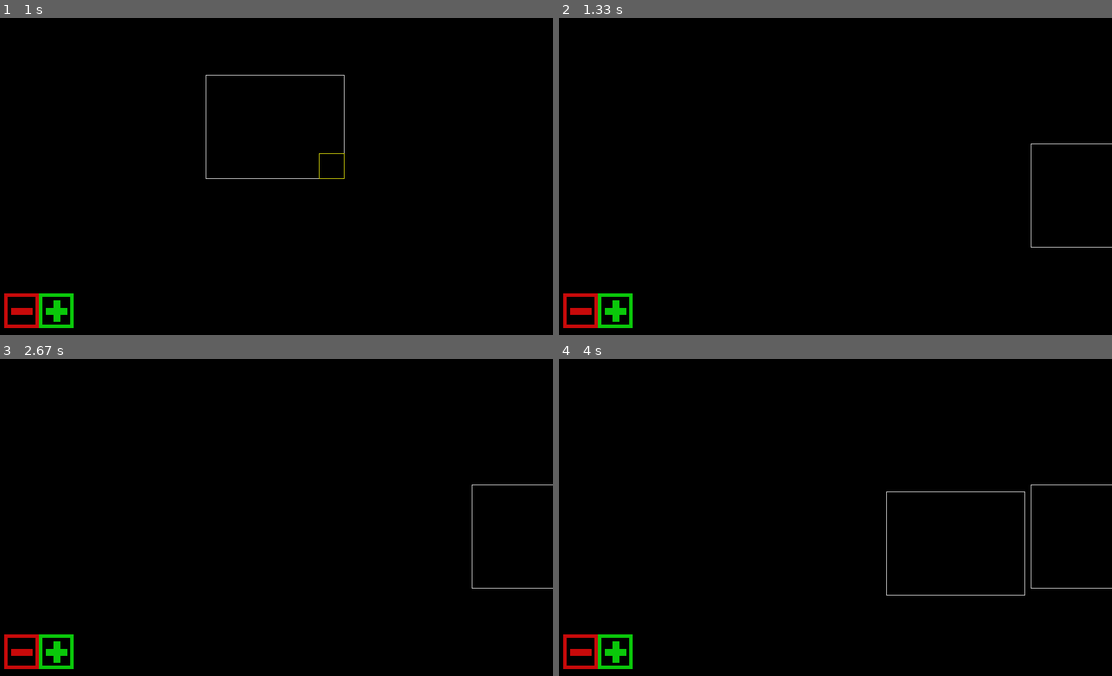
Above: before the commit, frames 1-4 (two rows, left to right).
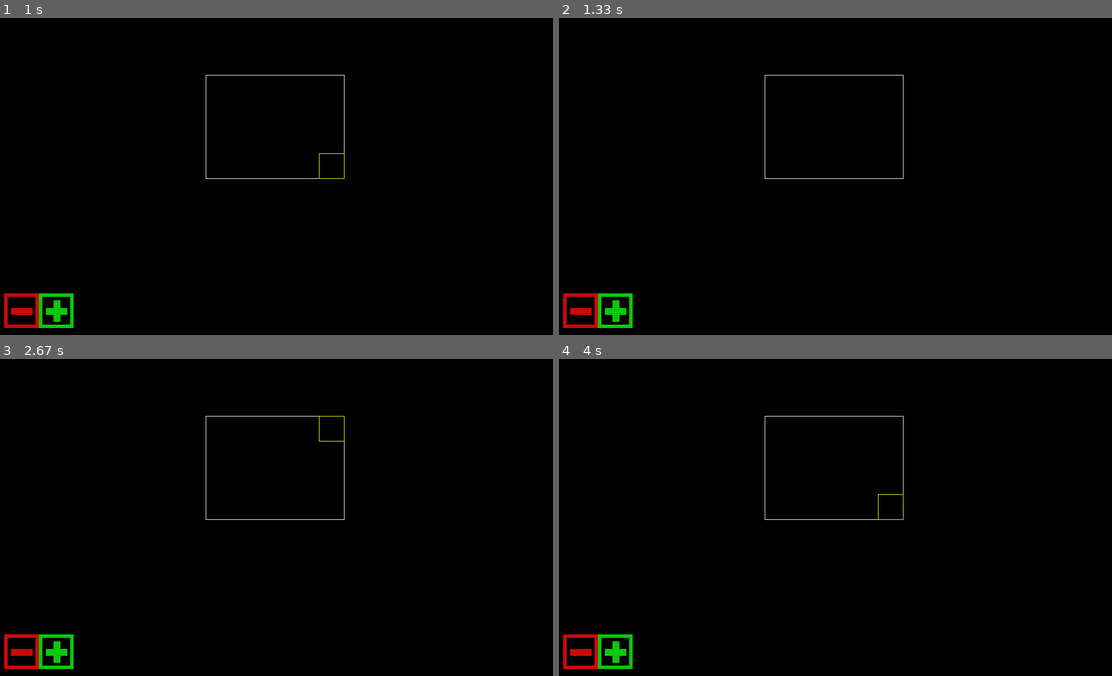
Above: after the commit, the same moments.

Repository: hitbox/pygame-rect-editor
Game: pygame game, started from rectedit.py
Same seed, same stepped clock (60 frames per second), same inputs: the game is played once before the commit and once after it.
Inputs (mouse positions are in pixels of both pictures, inside the frame that each line leads up to):
- Up to frame 1 (1 s): press the mouse at (22, 309) at 0.37 s; move the mouse to (138, 160) at 0.47 s; release the mouse at (outside the picture) at 0.6 s; click (331, 157) at 0.72 s
- Up to frame 2 (1.33 s): press the mouse at (774, 166) at 1.03 s; move the mouse to (907, 198) at 1.13 s; release the mouse at (1045, 233) at 1.27 s
- Up to frame 3 (2.67 s): click (215, 428) at 1.38 s; press the mouse at (215, 507) at 1.7 s; move the mouse to (171, 520) at 1.8 s; release the mouse at (121, 533) at 1.93 s; click (331, 428) at 2.55 s
- Up to frame 4 (4 s): press the mouse at (581, 650) at 2.87 s; move the mouse to (774, 501) at 2.97 s; release the mouse at (outside the picture) at 3.1 s; press the mouse at (774, 428) at 3.7 s; move the mouse to (835, 466) at 3.8 s; release the mouse at (896, 504) at 3.93 s

Frame 1 is identical in both runs. In frame 2, 0.3% of the frame differs, in the area x 37-100%, y 17-73%; in frame 3, 0.3%; in frame 4, 0.5%, in the area x 37-100%, y 17-75%.

Commit message:
dev: snapshot, going off the rails with events again

Diff:
--- a/rectedit.py
+++ b/rectedit.py
@@ -4,12 +4,13 @@
 
 from abc import ABC
 from abc import abstractmethod
+from collections import OrderedDict
 from collections import defaultdict
 from contextlib import redirect_stdout
 from dataclasses import dataclass
 from itertools import tee
 
-with redirect_stdout(open(os.devnull,'w')):
+with redirect_stdout(open(os.devnull, 'w')):
     import pygame
 
 # divide minimum side of rect by...
@@ -17,6 +18,20 @@
 # ...to get an appealing, *thick* line width for something inside the rect.
 
 _listeners = defaultdict(list)
+
+COMMANDSWITCH = pygame.USEREVENT
+COMMANDBEGIN = pygame.USEREVENT + 1
+
+RECTPOINTS = OrderedDict([
+    ('topleft', 'bottomright'),
+    ('midtop', 'midbottom'),
+    ('topright', 'bottomleft'),
+    ('midright', 'midleft'),
+    ('bottomright', 'topleft'),
+    ('midbottom', 'midtop'),
+    ('bottomleft', 'bottomright'),
+    ('midleft', 'midright'),
+])
 
 class RectEditError(Exception):
     pass
@@ -37,42 +52,44 @@
     props: dict
 
 
-@dataclass
+class HandleRect:
+
+    def __init__(self, parent, handle):
+        self.parent = parent
+        self.handle = handle
+
+
 class EditRect:
-    rect: pygame.Rect
-
-    def _handle_rect(self):
-        size = min(self.rect.size) // 4
-        rect = pygame.Rect((0,0), (size,)*2)
-        return rect
-
-    def topleft_resize_handle(self):
-        rect = self._handle_rect()
-        rect.topleft = self.rect.topleft
-        return rect
-
-    def topright_resize_handle(self):
-        rect = self._handle_rect()
-        rect.topright = self.rect.topright
-        return rect
-
-    def bottomright_resize_handle(self):
-        rect = self._handle_rect()
-        rect.bottomright = self.rect.bottomright
-        return rect
-
-    def bottomleft_resize_handle(self):
-        rect = self._handle_rect()
-        rect.bottomleft = self.rect.bottomleft
-        return rect
-
-    def resize_handles(self):
-        return [
-            self.topleft_resize_handle(),
-            self.topright_resize_handle(),
-            self.bottomright_resize_handle(),
-            self.bottomleft_resize_handle(),
-        ]
+
+    minimum_corner_handle_size = 10
+
+    def _popopt(self, options, key):
+        "pop key from options, defaulting to attribute of same name"
+        return options.pop(key, getattr(self, key))
+
+    def __init__(self, rect, **options):
+        self.rect = rect
+        self.minimum_corner_handle_size = self._popopt(options, 'minimum_corner_handle_size')
+        if options:
+            raise RectEditError(f'Unknown options {", ".join(options)}.')
+        self.reset_handles()
+
+    def reset_handles(self):
+        self.handles = []
+        for attrname, rect in iter_rect_handles(self.rect):
+            setattr(self, f'handle_{attrname}', rect)
+            self.handles.append(rect)
+
+
+class DrawRect:
+
+    def __init__(self, color, rect, width):
+        self.color = color
+        self.rect = rect
+        self.width = width
+
+    def __iter__(self):
+        return iter((self.color, self.rect, self.width))
 
 
 class Command(ABC):
@@ -84,6 +101,48 @@
     @abstractmethod
     def end(self):
         pass
+
+
+class HighlightCommand(Command):
+
+    def __init__(self, parent):
+        self.editor = parent
+        self.current = None
+        self.handle2drawrect = {}
+
+    def begin(self, event):
+        listen(pygame.MOUSEMOTION, self.on_mousemotion)
+        listen(pygame.MOUSEBUTTONDOWN, self.on_mousebuttondown)
+
+    def on_mousemotion(self, event):
+        # XXX: SMELLY
+        # put DrawRect objects in drawing queue when mouse over
+        for editrect in self.editor.editrects:
+            for handle in editrect.handles:
+                handleid = id(handle)
+                if handle.collidepoint(event.pos):
+                    if handleid not in self.handle2drawrect:
+                        self.current = None
+                        drawrect = DrawRect((200,200,10), handle, 1)
+                        self.handle2drawrect[handleid] = drawrect
+                        self.editor.draw_rects.append(drawrect)
+                        self.current = handle
+                # once a collision has been found, can't we delete all other handles?
+                else:
+                    if handleid in self.handle2drawrect:
+                        drawrect = self.handle2drawrect[handleid]
+                        if drawrect in self.editor.draw_rects:
+                            self.editor.draw_rects.remove(drawrect)
+                            del self.handle2drawrect[handleid]
+
+    def on_mousebuttondown(self, event):
+        if self.current:
+            # begin dragging but how?
+            print(self.current)
+
+    def end(self):
+        unsubscribe(pygame.MOUSEMOTION, self.on_mousemotion)
+        unsubscribe(pygame.MOUSEBUTTONDOWN, self.on_mousebuttondown)
 
 
 class AddEditRectCommand(Command):
@@ -97,7 +156,7 @@
         editrect = parent.editrects
         rect = pygame.Rect(0,0,world.width // 4,world.height // 4)
         rect.center = world.center
-        editrect = EditRect(rect=rect)
+        editrect = EditRect(rect)
         parent.editrects.append(editrect)
 
     def end(self):
@@ -125,7 +184,25 @@
         unsubscribe(pygame.MOUSEMOTION, self.on_mousemotion)
 
 
-class RectEdit:
+class CommandManager:
+
+    def __init__(self):
+        self.current = None
+        listen(COMMANDSWITCH, self.on_commandswitch)
+
+    def switch(self, command):
+        event = pygame.event.Event(COMMANDSWITCH, command=command)
+        pygame.event.post(event)
+
+    def on_commandswitch(self, event):
+        if self.current:
+            self.current.end()
+        self.current = event.command
+        event = pygame.event.Event(COMMANDBEGIN)
+        self.current.begin(event)
+
+
+class RectEditor:
 
     def __init__(self):
         self.reset()
@@ -135,11 +212,11 @@
         self.editrects = []
         self.buttons = []
         self.draw_rects = []
-        self.highlight = None
         self.world = None
         self.screen = None
         #
-        self.current_command = MoveRectCommand()
+        self.command_manager = CommandManager()
+        self.command_manager.switch(HighlightCommand(parent=self))
         #
         listen(pygame.QUIT, self.on_quit)
         listen(pygame.KEYDOWN, self.on_keydown)
@@ -155,31 +232,13 @@
             pygame.event.post(pygame.event.Event(pygame.QUIT))
 
     def on_mousemotion(self, event):
-        for editrect in self.editrects:
-            for handle_rect in editrect.resize_handles():
-                if handle_rect.collidepoint(event.pos):
-                    self.draw_rects.append(handle_rect)
-        self.draw_rects = [
-            draw_rect for draw_rect in self.draw_rects
-            if draw_rect.collidepoint(event.pos)]
-        # XXX:
-        # 2021-10-30
-        # LEFT OFF HERE
-        # * slightly buggy resize handles working
-        # * when dragging they get added lots of time but disappear after
-        #   dropping (the drag).
+        pass
 
     def on_mousebuttondown(self, event):
-        for sprite in self.editrects:
-            if sprite.rect.collidepoint(event.pos):
-                event.target = sprite.rect
-                self.current_command.begin(event)
-                break
-        else:
-            for button in self.buttons:
-                if button.rect.collidepoint(event.pos):
-                    event.parent = self
-                    button.command.begin(event)
+        for button in self.buttons:
+            if button.rect.collidepoint(event.pos):
+                event.parent = self
+                button.command.begin(event)
 
     def on_mousebuttonup(self, event):
         pass
@@ -198,21 +257,16 @@
                 notify(event)
             # clear
             self.screen.blit(self.background, (0,0))
+            # draw rects and buttons
             for sprite in self.editrects + self.buttons:
                 if hasattr(sprite, 'image'):
                     self.screen.blit(sprite.image, sprite.rect)
                 else:
                     pygame.draw.rect(self.screen, (200,200,200), sprite.rect, 1)
-            for handle_rect in self.draw_rects:
-                pygame.draw.rect(self.screen, (200,200,10), handle_rect, 1)
-
-            if self.highlight:
-                pygame.draw.rect(
-                    self.screen,
-                    (200,200,10),
-                    self.highlight.rect,
-                    min(self.highlight.rect.size)//8
-                )
+            # draw rects
+            for drawrect in self.draw_rects:
+                pygame.draw.rect(self.screen, *drawrect)
+
             pygame.display.flip()
 
 
@@ -271,6 +325,26 @@
     next(b, None)
     return zip(a, b)
 
+def setthisthat(toobj, toattr, fromobj, fromattr):
+    setattr(toobj, toattr, getattr(fromobj, fromattr))
+
+def iter_rect_points(rect):
+    for attrname in RECTPOINTS:
+        point = getattr(rect, attrname)
+        yield (attrname, point)
+
+def iter_rect_handles(rect, denom=4, minsize=10):
+    size = min(rect.size) // 4
+    if size < minsize:
+        size = minsize
+    for attrname, point in iter_rect_points(rect):
+        if 'mid' in attrname:
+            pass
+        else:
+            corner_rect = pygame.Rect((0,0),(size,)*2)
+            setthisthat(corner_rect, attrname, rect, attrname)
+            yield (attrname, corner_rect)
+
 def layout_horizontal(rects, padding=0):
     "in-place move rects horizontally"
     for r1, r2 in pairwise(rects):
@@ -285,37 +359,6 @@
     if flags is None:
         flags = pygame.SRCALPHA
     return pygame.Surface(size, flags)
-
-def render_cross(size, color, linewidth=1, **kwargs):
-    "create image and render a cross"
-    imagekwargs = kwargs.get('imagekwargs', {})
-    padding = kwargs.get('padding')
-    if imagekwargs is None:
-        imagekwargs = {}
-    image = get_image(size, **imagekwargs)
-    draw_cross(image, color, linewidth, padding=padding)
-    return image
-
-def render_minusbutton(size, color):
-    """
-    Opinionated minus button renderer
-    """
-    image = get_image(size)
-    rect = image.get_rect()
-    width = min(rect.size) // _button_width_denominator
-    draw_hbar(image, color, width, padding=width)
-    draw_border(image, color, width=width//2)
-    return image
-
-def render_plusbutton(size, color):
-    """
-    Opinionated plus button renderer
-    """
-    rect = pygame.Rect((0,0), size)
-    width = min(rect.size) // _button_width_denominator
-    image = render_cross(rect.size, color, linewidth=width, padding=width)
-    draw_border(image, color, width=width//2)
-    return image
 
 def draw_border(image, color, width):
     """
@@ -362,18 +405,54 @@
     draw_hbar(image, color, width, **kwargs)
     draw_vbar(image, color, width, **kwargs)
 
+def render_cross(size, color, linewidth=1, **kwargs):
+    "create image and render a cross"
+    imagekwargs = kwargs.get('imagekwargs', {})
+    padding = kwargs.get('padding')
+    if imagekwargs is None:
+        imagekwargs = {}
+    image = get_image(size, **imagekwargs)
+    draw_cross(image, color, linewidth, padding=padding)
+    return image
+
+def render_minusbutton(size, color):
+    """
+    Opinionated minus button renderer
+    """
+    image = get_image(size)
+    rect = image.get_rect()
+    width = min(rect.size) // _button_width_denominator
+    draw_hbar(image, color, width, padding=width)
+    draw_border(image, color, width=width//2)
+    return image
+
+def render_plusbutton(size, color):
+    """
+    Opinionated plus button renderer
+    """
+    rect = pygame.Rect((0,0), size)
+    width = min(rect.size) // _button_width_denominator
+    image = render_cross(rect.size, color, linewidth=width, padding=width)
+    draw_border(image, color, width=width//2)
+    return image
+
 def main(argv=None):
     parser = argparse.ArgumentParser()
     args = parser.parse_args(argv)
     #
-    rectedit = RectEdit()
+    pygame.display.init()
+    # XXX: LEFT OFF HERE
+    # * unsure about the event system
+    # * things need to know about each other. the command needs to modify
+    #   RectEditor instance. OR another event? "add-rect" event?
+    rectedit = RectEditor()
     rectedit.init()
     # add buttons
     size = (50,) * 2
     buttons = []
+    # remove rect button
     image = render_minusbutton(size, (200,10,10))
     sprite = Sprite(image, image.get_rect(), props=dict(type='remove rect'))
-    # TODO
     sprite.command = AddEditRectCommand()
     buttons.append(sprite)
     #
